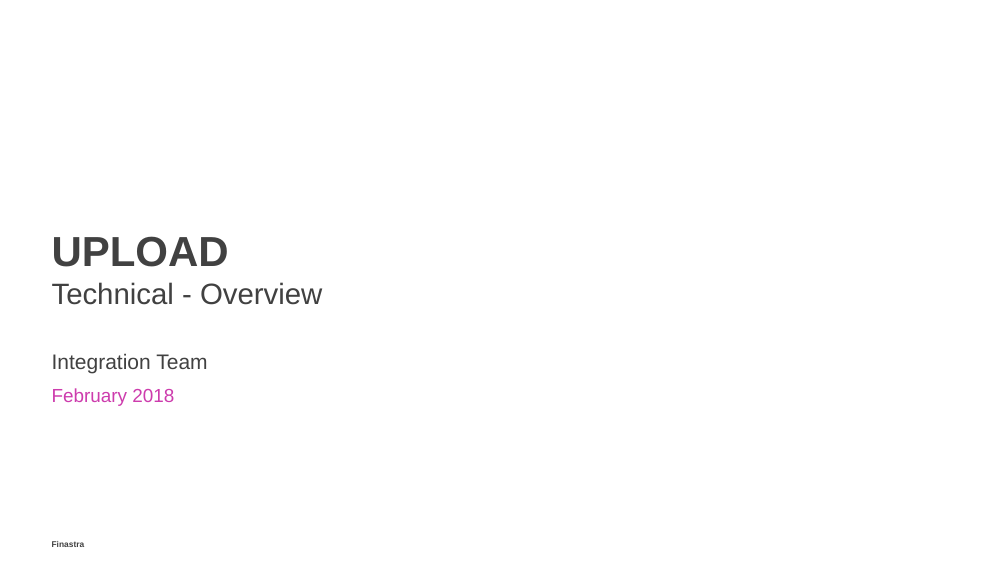
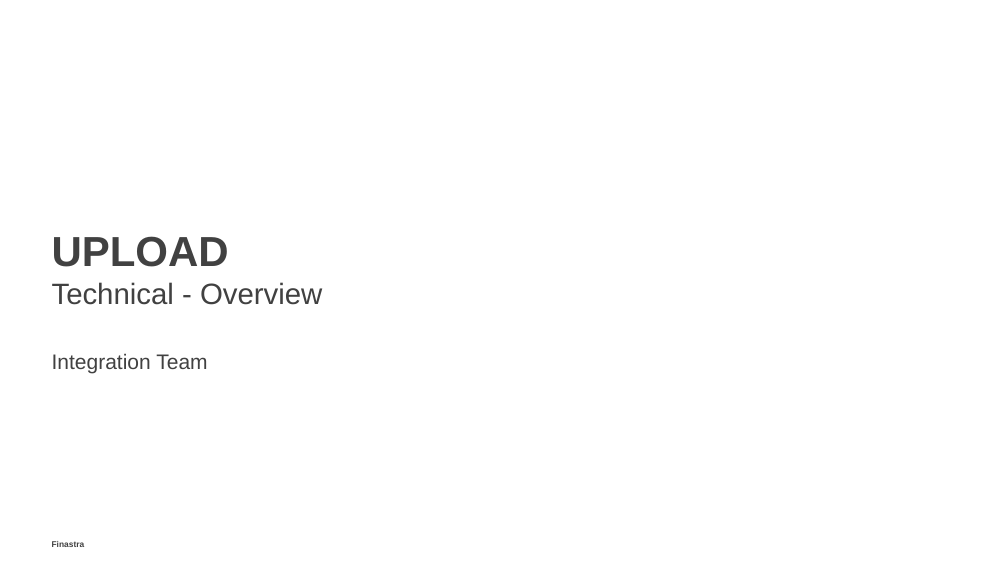
Before and after one commit to alexfinastra/IntegrationWorkshop, a slide deck: slide 1 of documentation/17 Upload.pptx. Drawn at 1008x567 pixels with LibreOffice and Linux fonts; fonts in the diff are those of the drawing; background and template pictures are left out. Boxes give left, top, right and bottom in pixels: in the first picture for what was removed or moved away, otherwise in the second. Text is boxed around its words. In the diff, an @@ line names an element or a change of style, - is before the commit and + after.

```diff
--- a/documentation/17 Upload.pptx
+++ b/documentation/17 Upload.pptx
@@ text at [52,388,174,406]: paragraph removed @@
-  February 2018
```
Also in this commit, not shown: 16 other slides changed, 28 other files.
